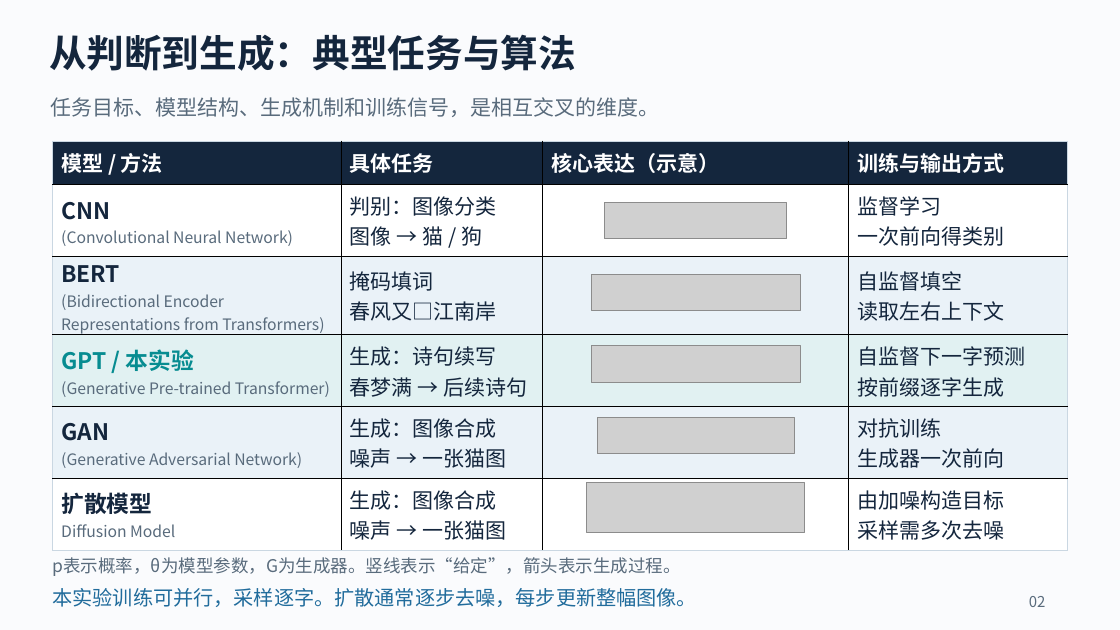
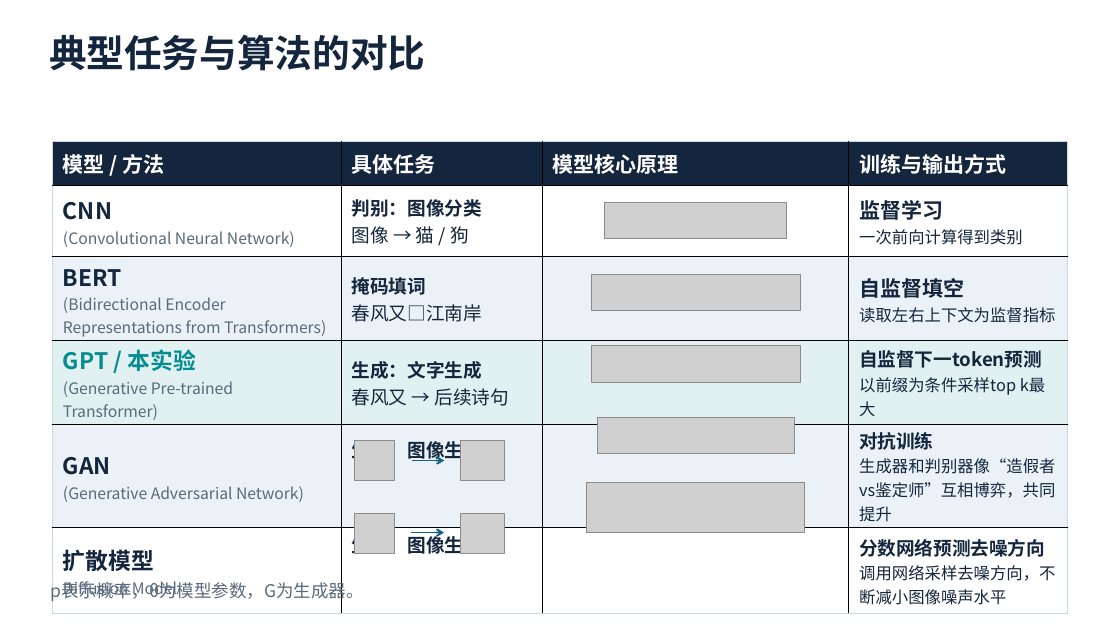
Before and after one commit to Aster-Letter/ustc-ai-math-experiments-26fall-b, a slide deck: slide 2 of 实验06_TinyGPT实现与文本生成/slides/实验06_TinyGPT五言诗生成.pptx. Drawn at 1120x630 pixels with LibreOffice and Linux fonts; fonts in the diff are those of the drawing; grey boxes stand for pictures. Boxes give left, top, right and bottom in pixels: in the first picture for what was removed or moved away, otherwise in the second. Text is boxed around its words. In the diff, an @@ line names an element or a change of style, - is before the commit and + after.

Commit message:
lab06: 原样更新28页修订课件并同步学生下载包

```diff
--- a/实验06_TinyGPT实现与文本生成/slides/实验06_TinyGPT五言诗生成.pptx
+++ b/实验06_TinyGPT实现与文本生成/slides/实验06_TinyGPT五言诗生成.pptx
@@ background #FAFBFD to #FFFFFF @@
@@ text at (x1=49, y1=34, x2=426, y2=71): text changed @@
-从判断到生成：典型任务与算法
+典型任务与算法的对比
@@ text removed at (x1=51, y1=97, x2=660, y2=117) @@
-任务目标、模型结构、生成机制和训练信号，是相互交叉的维度。
@@ table at (x1=52, y1=141, x2=1068, y2=609) @@
-row 1, column 3: 核心表达（示意）
+row 1, column 3: 模型核心原理
-row 2, column 4: 监督学习 / 一次前向得类别
+row 2, column 4: 监督学习 / 一次前向计算得到类别
-row 3, column 4: 自监督填空 / 读取左右上下文
+row 3, column 4: 自监督填空 / 读取左右上下文为监督指标
-row 4, column 2: 生成：诗句续写 / 春梦满 → 后续诗句
+row 4, column 2: 生成：文字生成 / 春风又 → 后续诗句
-row 4, column 4: 自监督下一字预测 / 按前缀逐字生成
+row 4, column 4: 自监督下一token预测 / 以前缀为条件采样top k最大
-row 5, column 2: 生成：图像合成 / 噪声 → 一张猫图
+row 5, column 2: 生成：图像生成
-row 5, column 4: 对抗训练 / 生成器一次前向
+row 5, column 4: 对抗训练 / 生成器和判别器像“造假者vs鉴定师”互相博弈，共同提升
-row 6, column 2: 生成：图像合成 / 噪声 → 一张猫图
+row 6, column 2: 生成：图像生成
-row 6, column 4: 由加噪构造目标 / 采样需多次去噪
+row 6, column 4: 分数网络预测去噪方向 / 调用网络采样去噪方向，不断减小图像噪声水平
@@ size 18 to 16 pt in "判别：图像分类", "图像 → 猫 / 狗", "掩码填词", "春风又□江南岸" @@
@@ bold on in "判别：图像分类", "掩码填词" @@
@@ picture added at (x1=355, y1=441, x2=395, y2=481) @@
@@ picture added at (x1=461, y1=441, x2=505, y2=481) @@
@@ arrow added from (412, 460) to (444, 460), #156082 1.5 pt @@
@@ picture added at (x1=355, y1=513, x2=395, y2=553) @@
@@ arrow added from (412, 533) to (444, 533), #156082 1.5 pt @@
@@ picture added at (x1=461, y1=513, x2=505, y2=553) @@
@@ text at (x1=51, y1=579, x2=364, y2=602): text changed @@
-p表示概率，θ为模型参数，G为生成器。竖线表示“给定”，箭头表示生成过程。
+p表示概率，θ为模型参数，G为生成器。
@@ text removed at (x1=52, y1=588, x2=697, y2=607) @@
-本实验训练可并行，采样逐字。扩散通常逐步去噪，每步更新整幅图像。
@@ text removed at (x1=1029, y1=596, x2=1046, y2=607) @@
-02
```
Also in this commit, not shown: 2 other slides changed, 25 slides added, 32 slides removed, 2 other files.
